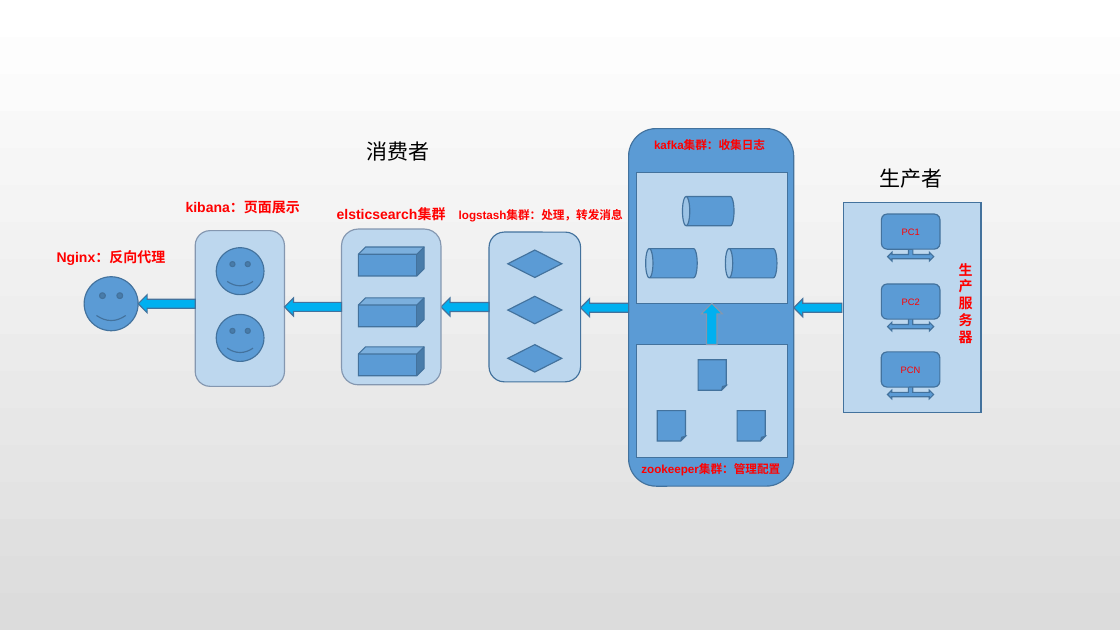
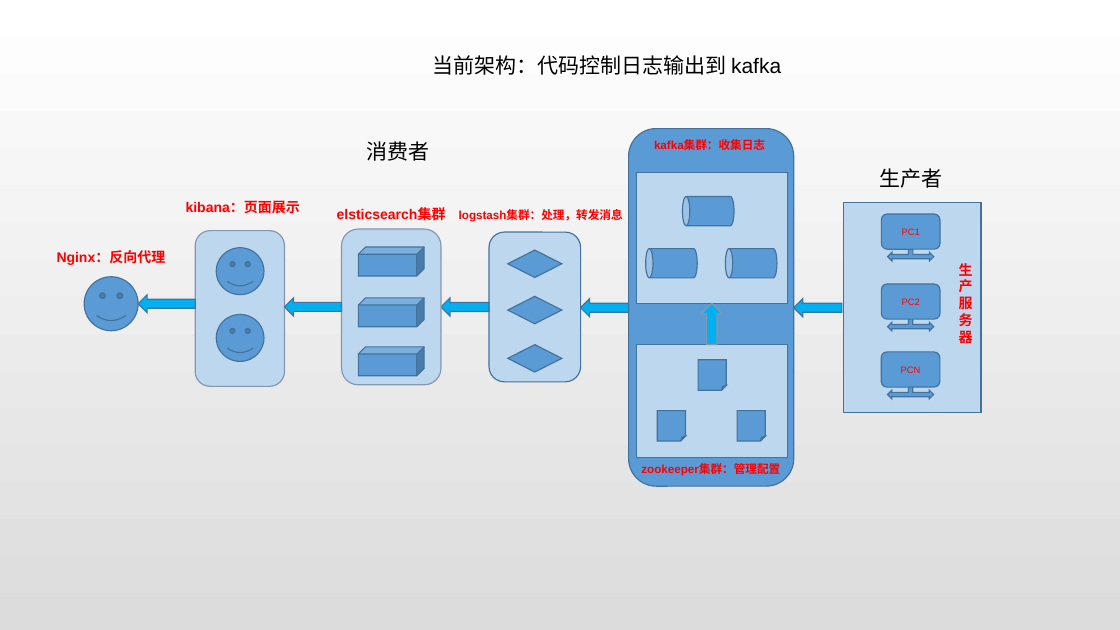
Before and after one commit to lzchub/iRecord, a slide deck: slide 1 of ELK Stack/ELK+kafka日志收集框架.pptx (slide 2 before the commit). Drawn at 1120x630 pixels with LibreOffice and Linux fonts; fonts in the diff are those of the drawing. Boxes give left, top, right and bottom in pixels: in the first picture for what was removed or moved away, otherwise in the second. Text is boxed around its words. In the diff, an @@ line names an element or a change of style, - is before the commit and + after.

```diff
--- a/ELK Stack/ELK+kafka日志收集框架.pptx
+++ b/ELK Stack/ELK+kafka日志收集框架.pptx
@@ text added at [432,55,781,75], 18 pt, text #000000 @@
+当前架构：代码控制日志输出到 kafka
```
Also in this commit, not shown: 5 other files.
